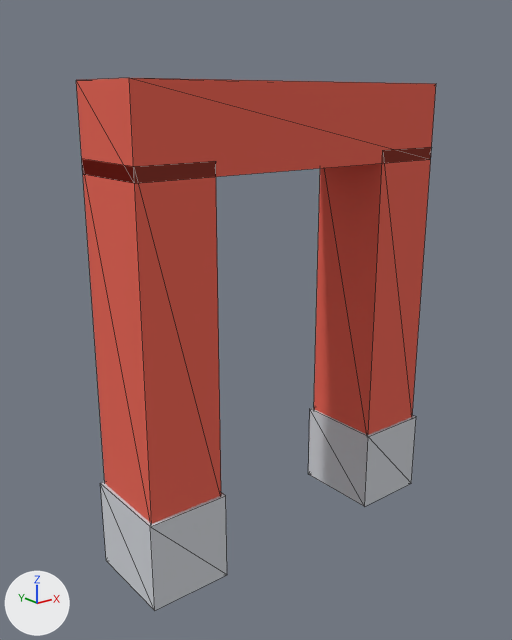
Renders of the glTF model models/item_magnet.glb from each side of a commit.
One viewpoint serves both versions: a 50 mm camera at (-0.705, -0.835, 0.878) aimed at (-0.018, 0.024, 0.534). Arrows for +X, +Y and +Z are at lower left; the lights stay in place. The older version comes first. Mesh edges are drawn as thin lines. Vertices at exactly the same position are counted once.

Names of what the first picture shows: 'item_magnet'.
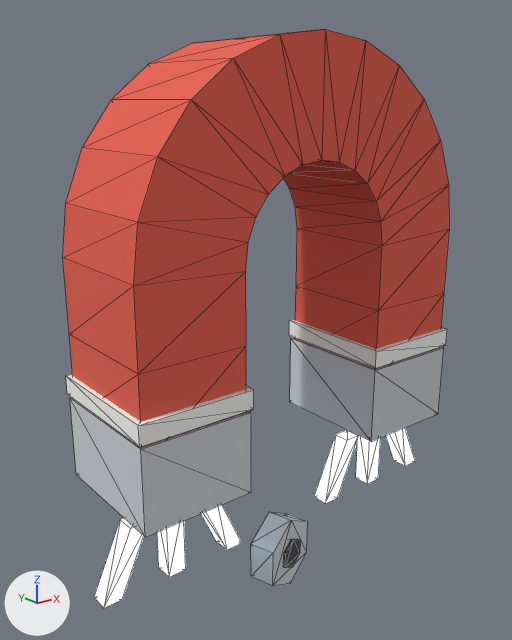
Pixel boxes [x1, y1, x2, y2] of what changed, in the pictures (512 x 640 px):
'item_magnet', reshaped, moved (7% wider, 9% taller)
    before: [76, 78, 436, 611]
    after: [63, 29, 449, 608]
part 1 of me_item_magnet, added
    after: [70, 397, 251, 537]
part 2 of me_item_magnet, added
    after: [290, 338, 443, 442]
part 3 of me_item_magnet, added
    after: [66, 374, 254, 447]
part 4 of me_item_magnet, added
    after: [289, 319, 447, 368]
part 5 of me_item_magnet, added
    after: [157, 521, 186, 577]
part 6 of me_item_magnet, added
    after: [356, 436, 380, 484]
part 7 of me_item_magnet, added (red)
    after: [63, 29, 449, 447]
part 8 of me_item_magnet, deleted
    before: [308, 408, 416, 507]
part 9 of me_item_magnet, deleted (red)
    before: [314, 148, 431, 435]
part 10 of me_item_magnet, deleted
    before: [100, 482, 227, 611]
part 11 of me_item_magnet, built on
    before: [76, 78, 436, 524]
    after: [94, 428, 415, 608]

The change, as a diff of the scene's bpy script:
```diff
--- a/models/item_magnet.glb.py
+++ b/models/item_magnet.glb.py
@@ mat_black @@
+mat_black = principled_material('black')
+mat_black.base_color = (0.06, 0.06, 0.07)  # dark grey #45454b
+mat_black.roughness = 1.0
@@ mat_spark @@
+mat_spark = principled_material('spark')
+mat_spark.base_color = (0.5, 0.8, 1.0)  # blue #bce7ff
+mat_spark.roughness = 1.0
+mat_spark.emission_color = (0.5, 0.8, 1.0)  # blue #bce7ff
+mat_spark.emission_strength = 3.0
@@ mat_white @@
+mat_white = principled_material('white')
+mat_white.base_color = (0.95, 0.95, 0.92)  # white #f9f9f6
+mat_white.roughness = 1.0
@@ me_item_magnet @@
 # used by ob_item_magnet; location = (-0.22, 0.0, 0.55)
-me_item_magnet.from_pydata(...)  # 40 vertices, 60 faces; spans x -0.065..0.505, y -0.075..0.075, z -0.38..0.35
+me_item_magnet.from_pydata(...)  # 172 vertices, 292 faces; spans x -0.345..0.345, y -0.108..0.108, z 0.055..0.965
+# me_item_magnet part 1: a new loose piece, a box spanning x -0.31..-0.13, y -0.105..0.105, z 0.32..0.45, in mat_metal (light grey #ced1d7)
+# me_item_magnet part 2: a new loose piece, a box spanning x 0.13..0.31, y -0.105..0.105, z 0.32..0.45, in mat_metal (light grey #ced1d7)
+# me_item_magnet part 3: a new loose piece, a box spanning x -0.312..-0.127, y -0.108..0.108, z 0.455..0.485, in mat_white (white #f9f9f6)
+# me_item_magnet part 4: a new loose piece, a box spanning x 0.127..0.312, y -0.108..0.108, z 0.455..0.485, in mat_white (white #f9f9f6)
+# me_item_magnet part 5: a new loose piece, a box spanning x -0.235..-0.205, y -0.035..-0.005, z 0.18..0.29, in mat_spark (blue #bce7ff, glowing blue #bce7ff)
+# me_item_magnet part 6: a new loose piece, a box spanning x 0.205..0.235, y -0.035..-0.005, z 0.18..0.29, in mat_spark (blue #bce7ff, glowing blue #bce7ff)
+# me_item_magnet part 7: a new loose piece of 68 vertices spanning x -0.305..0.305, y -0.1..0.1, z 0.42..0.965, in mat_chili (red #e76150)
+# me_item_magnet part 8: the loose piece of 8 vertices spanning x 0.375..0.505, y -0.075..0.075, z -0.38..-0.24 is deleted
+# me_item_magnet part 9: the loose piece of 8 vertices spanning x 0.38..0.5, y -0.07..0.07, z -0.25..0.25 is deleted
+# me_item_magnet part 10: the loose piece of 8 vertices spanning x -0.065..0.065, y -0.075..0.075, z -0.38..-0.24 is deleted
+# me_item_magnet part 11
+# 16 vertices are removed from x -0.06..0.5, y -0.07..0.07, z -0.25..0.35
+# 24 faces are deleted
+# 34 vertices are added at x -0.345..0.315, y -0.058..0.018, z 0.055..0.29
+# 16 new vertices lie (0.03, 0.0, 0.0) away from vertices in x -0.345..0.315, y -0.035..-0.005, z 0.18..0.29
+# 6 new vertices lie (0.016, -0.052, 0.0) away from vertices in x -0.031..0.015, y -0.001..0.013, z 0.092..0.148
+# 20 new faces join them, mat_metal (light grey #ced1d7)
+# 48 new faces join them, mat_spark (blue #bce7ff, glowing blue #bce7ff)
+# 20 new faces join them, mat_black (dark grey #45454b)
 me_item_magnet.materials.append(mat_chili)
 me_item_magnet.materials.append(mat_metal)
+me_item_magnet.materials.append(mat_white)  # white #f9f9f6
+me_item_magnet.materials.append(mat_spark)  # blue #bce7ff, glowing blue #bce7ff
+me_item_magnet.materials.append(mat_black)  # dark grey #45454b
@@ ob_item_magnet @@
 ob_item_magnet = bpy.data.objects.new('item_magnet', me_item_magnet)
-ob_item_magnet.location = (-0.22, 0.0, 0.55)
+ob_item_magnet.location = (0.0, 0.0, 0.0)
```
